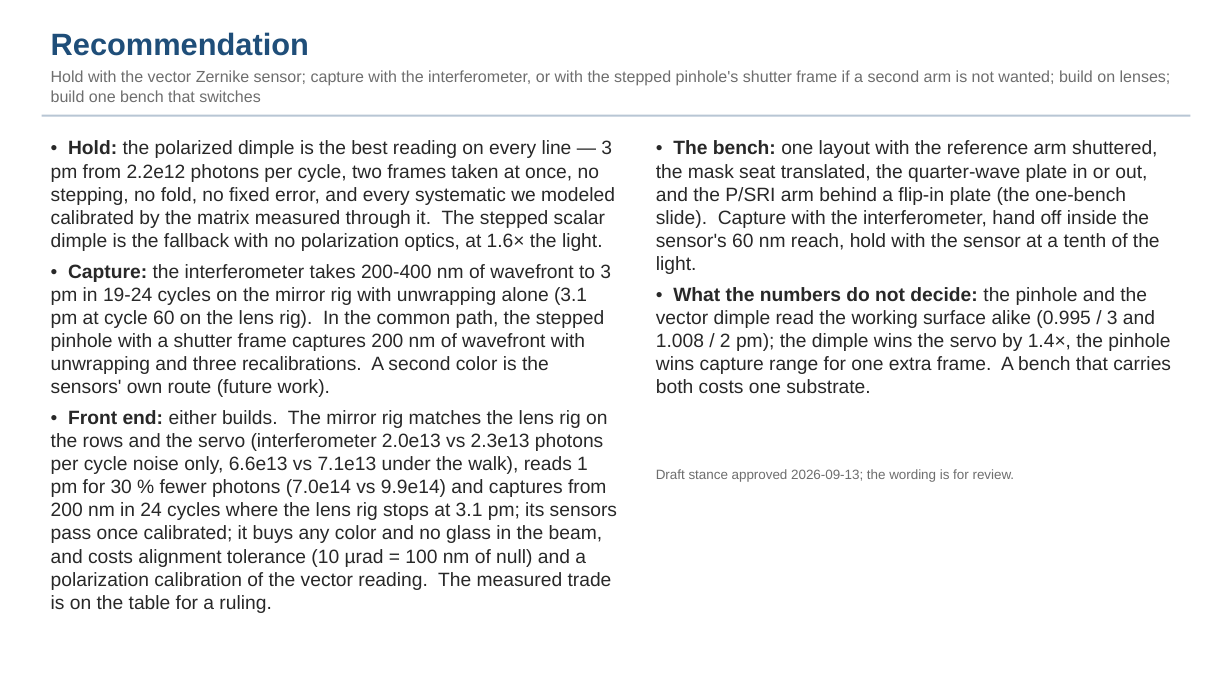
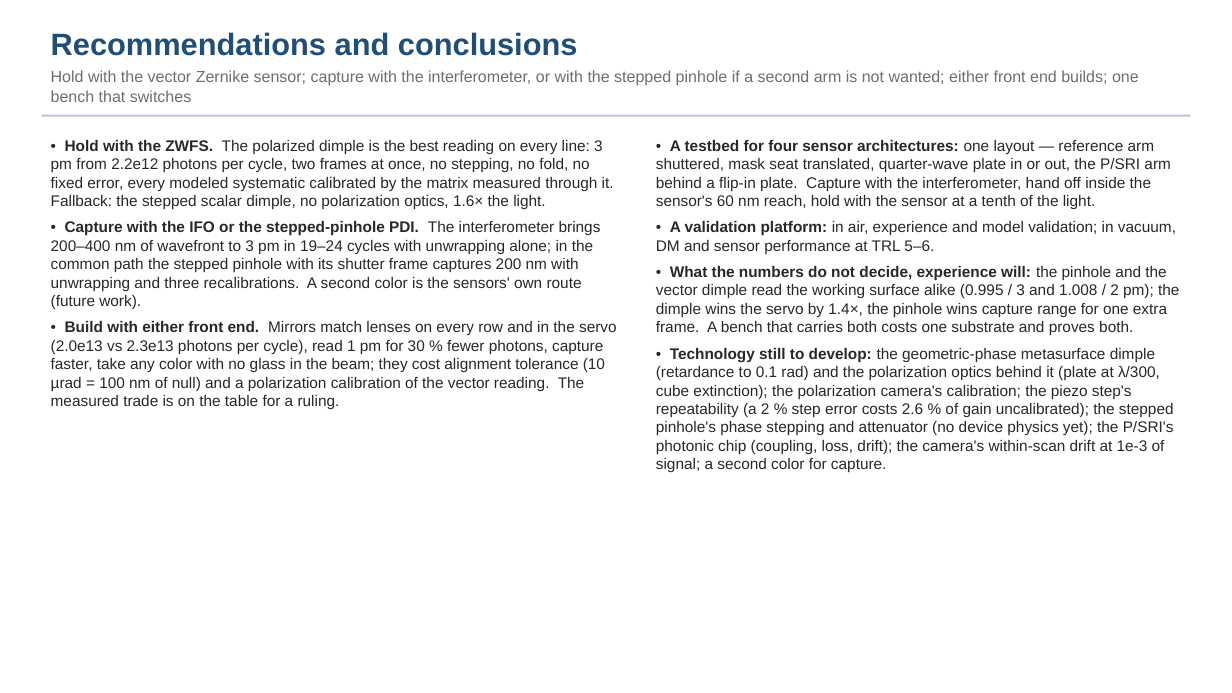
Before and after one commit to nasa-jpl/macos, a slide deck: slide 20 of demo_session/deck_gauges_short.pptx. Drawn at 1232x693 pixels with LibreOffice and Linux fonts; fonts in the diff are those of the drawing. Boxes give left, top, right and bottom in pixels: in the first picture for what was removed or moved away, otherwise in the second. Text is boxed around its words. In the diff, an @@ line names an element or a change of style, - is before the commit and + after.

```diff
--- a/demo_session/deck_gauges_short.pptx
+++ b/demo_session/deck_gauges_short.pptx
@@ text at (x1=51, y1=32, x2=1139, y2=102): text changed @@
-Recommendation
-Hold with the vector Zernike sensor; capture with the interferometer, or with the stepped pinhole's shutter frame if a second arm is not wanted; build on lenses; build one bench that switches
+Recommendations and conclusions
+Hold with the vector Zernike sensor; capture with the interferometer, or with the stepped pinhole if a second arm is not wanted; either front end builds; one bench that switches
@@ text at (x1=51, y1=140, x2=617, y2=409): text changed; size 15 to 12 pt @@
-• Hold: the polarized dimple is the best reading on every line — 3 pm from 2.2e12 photons per cycle, two frames taken at once, no stepping, no fold, no fixed error, and every systematic we modeled calibrated by the matrix measured through it. The stepped scalar dimple is the fallback with no polarization optics, at 1.6× the light.
-• Capture: the interferometer takes 200-400 nm of wavefront to 3 pm in 19-24 cycles on the mirror rig with unwrapping alone (3.1 pm at cycle 60 on the lens rig). In the common path, the stepped pinhole with a shutter frame captures 200 nm of wavefront with unwrapping and three recalibrations. A second color is the sensors' own route (future work).
-• Front end: either builds. The mirror rig matches the lens rig on the rows and the servo (interferometer 2.0e13 vs 2.3e13 photons per cycle noise only, 6.6e13 vs 7.1e13 under the walk), reads 1 pm for 30 % fewer photons (7.0e14 vs 9.9e14) and captures from 200 nm in 24 cycles where the lens rig stops at 3.1 pm; its sensors pass once calibrated; it buys any color and no glass in the beam, and costs alignment tolerance (10 µrad = 100 nm of null) and a polarization calibration of the vector reading. The measured trade is on the table for a ruling.
+• Hold with the ZWFS. The polarized dimple is the best reading on every line: 3 pm from 2.2e12 photons per cycle, two frames at once, no stepping, no fold, no fixed error, every modeled systematic calibrated by the matrix measured through it. Fallback: the stepped scalar dimple, no polarization optics, 1.6× the light.
+• Capture with the IFO or the stepped-pinhole PDI. The interferometer brings 200–400 nm of wavefront to 3 pm in 19–24 cycles with unwrapping alone; in the common path the stepped pinhole with its shutter frame captures 200 nm with unwrapping and three recalibrations. A second color is the sensors' own route (future work).
+• Build with either front end. Mirrors match lenses on every row and in the servo (2.0e13 vs 2.3e13 photons per cycle), read 1 pm for 30 % fewer photons, capture faster, take any color with no glass in the beam; they cost alignment tolerance (10 µrad = 100 nm of null) and a polarization calibration of the vector reading. The measured trade is on the table for a ruling.
@@ text at (x1=656, y1=140, x2=1179, y2=472): text changed; size 15 to 12 pt @@
-• The bench: one layout with the reference arm shuttered, the mask seat translated, the quarter-wave plate in or out, and the P/SRI arm behind a flip-in plate (the one-bench slide). Capture with the interferometer, hand off inside the sensor's 60 nm reach, hold with the sensor at a tenth of the light.
-• What the numbers do not decide: the pinhole and the vector dimple read the working surface alike (0.995 / 3 and 1.008 / 2 pm); the dimple wins the servo by 1.4×, the pinhole wins capture range for one extra frame. A bench that carries both costs one substrate.
+• A testbed for four sensor architectures: one layout — reference arm shuttered, mask seat translated, quarter-wave plate in or out, the P/SRI arm behind a flip-in plate. Capture with the interferometer, hand off inside the sensor's 60 nm reach, hold with the sensor at a tenth of the light.
+• A validation platform: in air, experience and model validation; in vacuum, DM and sensor performance at TRL 5–6.
+• What the numbers do not decide, experience will: the pinhole and the vector dimple read the working surface alike (0.995 / 3 and 1.008 / 2 pm); the dimple wins the servo by 1.4×, the pinhole wins capture range for one extra frame. A bench that carries both costs one substrate and proves both.
+• Technology still to develop: the geometric-phase metasurface dimple (retardance to 0.1 rad) and the polarization optics behind it (plate at λ/300, cube extinction); the polarization camera's calibration; the piezo step's repeatability (a 2 % step error costs 2.6 % of gain uncalibrated); the stepped pinhole's phase stepping and attenuator (no device physics yet); the P/SRI's photonic chip (coupling, loss, drift); the camera's within-scan drift at 1e-3 of signal; a second color for capture.
@@ text removed at (x1=656, y1=469, x2=1015, y2=482) @@
-Draft stance approved 2026-09-13; the wording is for review.
```
Also in this commit, not shown: 11 other slides changed, 6 other files.
